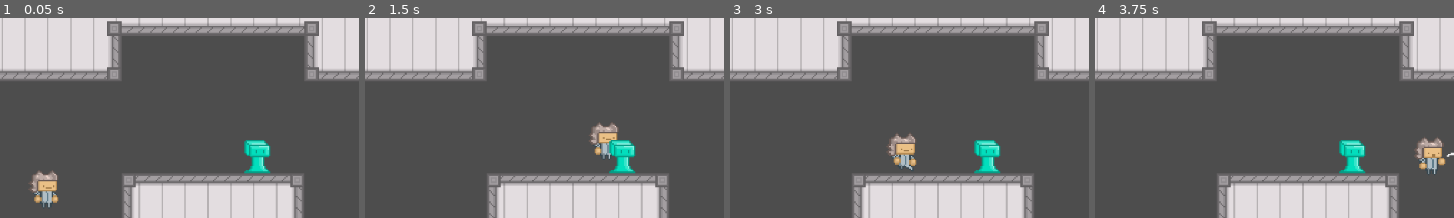
Above: before the commit, frames 1-4 (left to right).
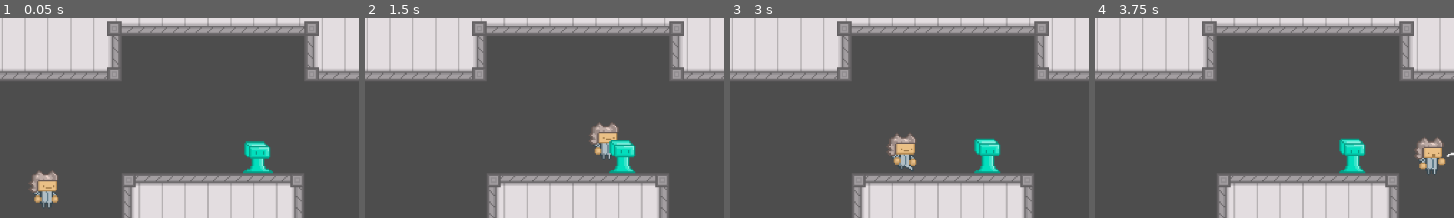
Above: after the commit, the same moments.

Repository: Brian-Magnuson/lab_escape_gd
Game: Godot game, scene res://scenes/level_0.tscn
The game is run twice, just before and just after one commit, with the same random seed, the same clock (stepped at 60 frames per second) and the same inputs.
Inputs (mouse positions are % of the whole screen's width and height, from its top left):
- Up to frame 1 (0.05 s): no input
- Up to frame 2 (1.5 s): tap Enter at 0.5 s; move the mouse to (79, 49) at 0.52 s; press the mouse at (79, 49) at 0.53 s; hold D (move_right) from 0.53 s (still down); tap Space (jump) at 0.77 s; move the mouse to (32, 60) at 1.27 s; release the mouse at (32, 60) at 1.28 s; click (32, 60) at 1.35 s
- Up to frame 3 (3 s): tap Space (jump) at 1.52 s; move the mouse to (66, 30) at 2.02 s; release D (move_right) at 2.03 s; press the mouse at (66, 30) at 2.03 s; hold A (move_left) 2.03-2.78 s; move the mouse to (49, 77) at 2.77 s; release the mouse at (49, 77) at 2.78 s; hold D (move_right) from 2.78 s (still down); click (49, 77) at 2.85 s
- Up to frame 4 (3.75 s): keep holding D (move_right); tap Space (jump) at 3.02 s; move the mouse to (88, 71) at 3.52 s; press the mouse at (88, 71) at 3.53 s
The pictures show only the part of the screen within x 25-75%, y 26-76%; the shares and areas given below are measured in that part.

The runs differ from the first frame. In frame 1, 0.4% of the frame differs, in the area x 67-77%, y 61-78%; in frame 2, nothing differs; in frame 3, 0.4%; in frame 4, 0.4%.

Commit message:
Add jelly animation

Diff:
--- a/scenes/jelly.gd
+++ b/scenes/jelly.gd
@@ -3,9 +3,12 @@
 @export var health = 30.0
 @export var max_health = 30.0
 @export var damage = 10.0
+@export var flip_h_on_start = false
 
 func _ready() -> void:
 	$Hitbox.set_meta("hit_damage", damage)
+	$AnimatedSprite2D.play("default")
+
 	health = max_health
 	update_health_bar()
 
